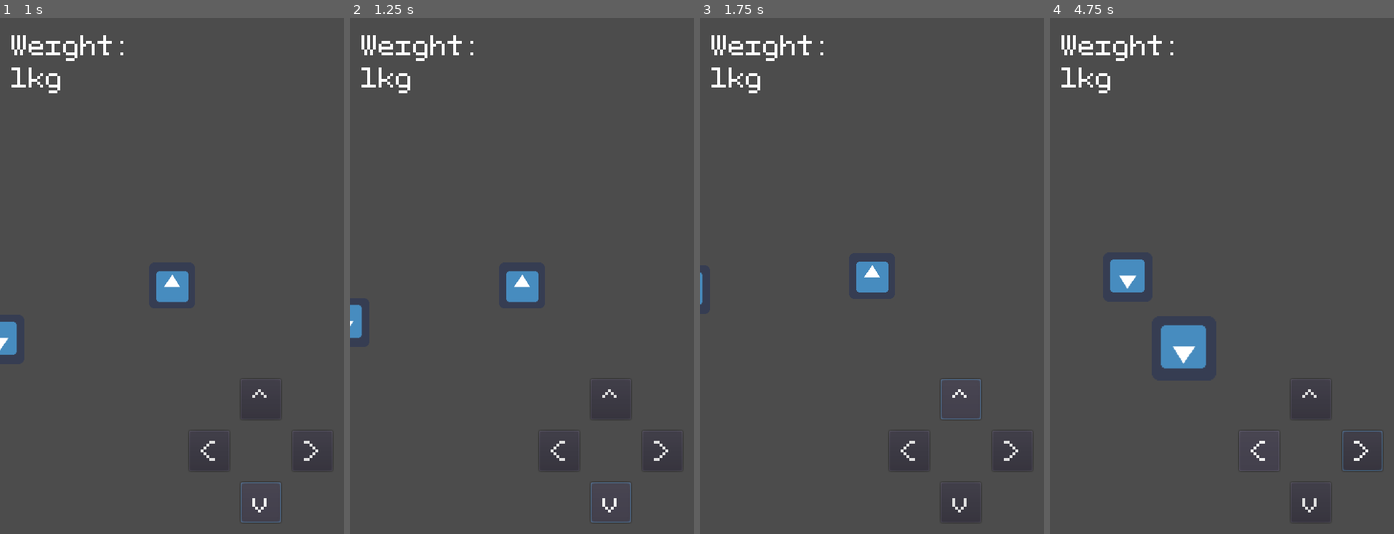
Above: before the commit, frames 1-4 (left to right).
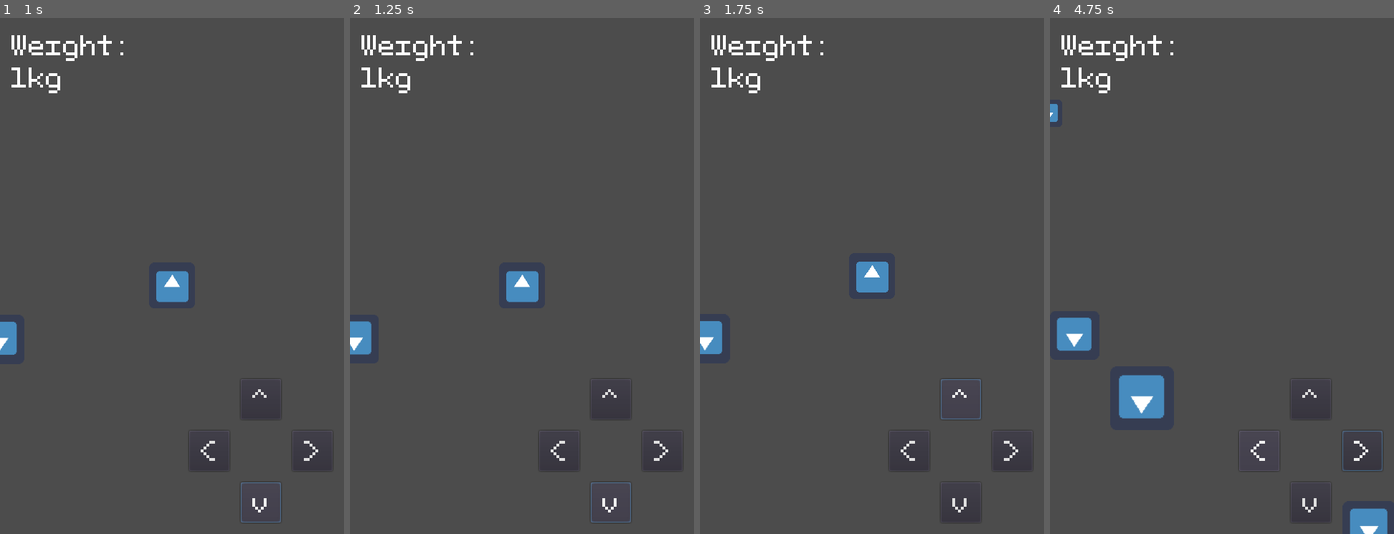
Above: after the commit, the same moments.

Repository: Demborg/scale_of_life
Game: Godot game, scene res://Main.tscn
Two runs of this game, one before a commit and one after it. Both use one fixed random seed, a clock stepped at 60 frames per second and the inputs below. The engine's default icon, where the game draws it, is replaced by a stand-in: a white triangle on a blue panel in a dark square.
Inputs:
- Up to frame 1 (1 s): click "v" at 0.5 s
- Up to frame 2 (1.25 s): no input
- Up to frame 3 (1.75 s): click "^" at 1.25 s
- Up to frame 4 (4.75 s): click "<" at 2 s; hold Right (ui_right) 2.78-3.53 s; hold Down (ui_down) 3.53-4.28 s; hold Right (ui_right) from 4.28 s (still down)

Frame 1 is identical in both runs. In frame 2, 0.4% of the frame differs, in the area x 0-7%, y 55-66%; in frame 3, 0.5%; in frame 4, 4.2%, in the area x 0-99%, y 16-100%.

Commit message:
enemies have momentum by weight

Diff:
--- a/Other.gd
+++ b/Other.gd
@@ -4,7 +4,9 @@
 
 var direction = Vector2.ZERO
 var mass = 1
-var momentum = 0.7
+
+func momentum():
+	return lerp(1 - 1/mass, 1, 0.3)
 
 func randomVector():
 	var v = Vector2(2 * randf() - 1, 2 * randf() - 1)
@@ -17,7 +19,7 @@
 
 func _process(delta):
 	position += speed * direction * delta * sqrt(mass)
-	direction = (momentum * direction + (1 - momentum) * randomVector().normalized()).normalized()
+	direction =lerp(randomVector().normalized(), direction, momentum()).normalized()
 
 
 func _on_VisibilityNotifier2D_screen_exited():
Not shown, changed: docs/index.html
Not shown, changed: docs/index.pck
